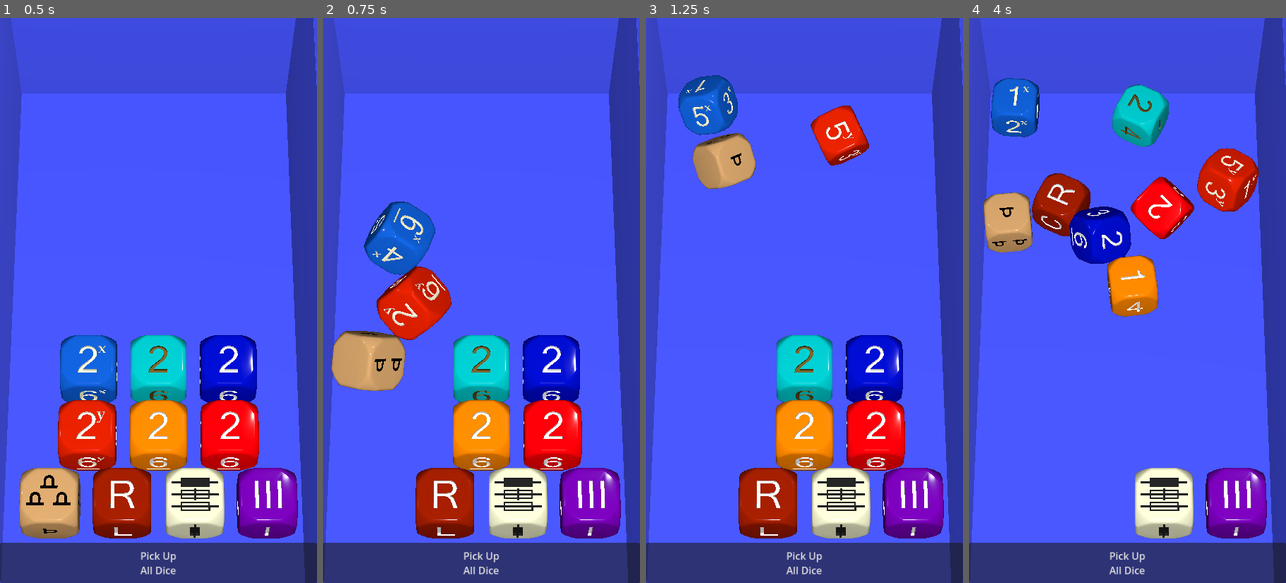
Above: before the commit, frames 1-4 (left to right).
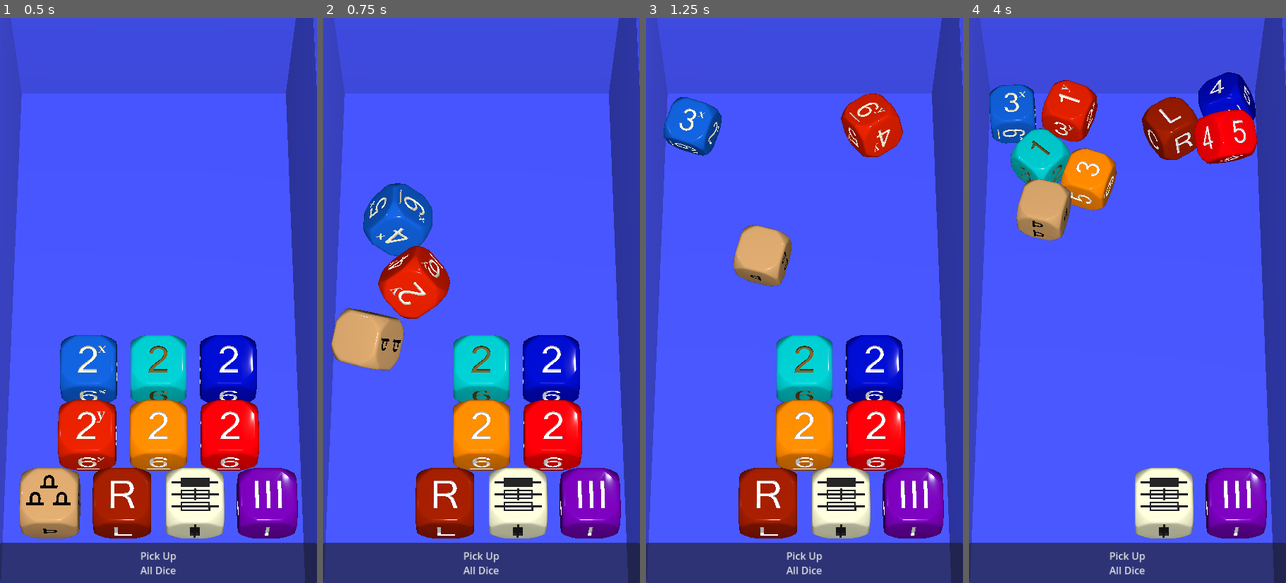
Above: after the commit, the same moments.

Repository: Teufelauto/2D6D-Dice
Game: Godot game, scene res://world.tscn
Two runs of this game, one before a commit and one after it. Both use one fixed random seed, a clock stepped at 60 frames per second and the inputs below.
Inputs (mouse positions are in pixels of both pictures, inside the frame that each line leads up to):
- Up to frame 1 (0.5 s): no input
- Up to frame 2 (0.75 s): click (411, 402) at 0.5 s
- Up to frame 3 (1.25 s): no input
- Up to frame 4 (4 s): click (1127, 402) at 1.25 s; click (1092, 503) at 2 s; click (1197, 368) at 2.75 s; click (1197, 430) at 3.5 s

Frame 1 is identical in both runs. In frame 2, 5.9% of the frame differs, in the area x 2-41%, y 29-66%; in frame 3, 7.4%; in frame 4, 19%, in the area x 4-92%, y 9-53%.

Commit message:
Basic Functionality achieved
Works!
Collision masks programmatically set to false fixed things. Need math results, next.

Diff:
--- a/Dice Models/Die Roll Reference.gd
+++ b/Dice Models/Die Roll Reference.gd
@@ -18,8 +18,8 @@
 
 
 var start_pos
-var roll_strength = 30
-var spin_strength = 1.0
+var roll_strength = 35
+var spin_strength = 0.9
 var is_rolling = false
 
 
@@ -40,8 +40,10 @@
 	transform.origin = start_pos
 	linear_velocity = Vector3.ZERO
 	angular_velocity = Vector3.ZERO
-	$CollisionShape3D.disabled = false
-	#self.set_collision_layer_value ( 2, true)
+	#$CollisionShape3D.disabled = false
+
+	self.set_collision_layer_value ( 2, true)
+	self.set_collision_mask_value(2,true)
 
 	# Clear Roll Results
 	roll_started.emit()
@@ -75,8 +77,9 @@
 # Put the dice back in the home position.
 func _return_die():
 	# Return the dice to home
-	$CollisionShape3D.disabled = true
-	#self.set_collision_layer_value ( 2, false)
+	#$CollisionShape3D.disabled = true
+	self.set_collision_layer_value ( 2, false)
+	self.set_collision_mask_value(2,false)
 	linear_velocity = Vector3.ZERO
 	angular_velocity = Vector3.ZERO
 	transform.origin = start_pos
--- a/DiceTray.gd
+++ b/DiceTray.gd
@@ -1,25 +1,27 @@
 extends Node3D
 
-#@onready var die_dx = $RoomSizeDice/DXDim
-@onready var die_dx = $RoomSizeDice/DXDim/CollisionShape3D
-#@onready var die_dy = $RoomSizeDice/DYDim
-@onready var die_dy = $RoomSizeDice/DYDim/CollisionShape3D
-#@onready var die_num_exits = $RoomSizeDice/DieDoorPics
-@onready var die_num_exits = $RoomSizeDice/DieDoorPics/CollisionShape3D
-#@onready var die_double_primary =   $DoublesDice/DPrimaryAddNum
-@onready var die_double_primary =   $DoublesDice/DPrimaryAddNum/CollisionShape3D
-#@onready var die_double_secondary = $DoublesDice/DSecondaryAddNum
-@onready var die_double_secondary = $DoublesDice/DSecondaryAddNum/CollisionShape3D
-#@onready var die_exit_direction = $RoomExitDirectionDie/DieLCR
-@onready var die_exit_direction = $RoomExitDirectionDie/DieLCR/CollisionShape3D
-#@onready var die_exit_lock_check = $ExitLockCheckDie/DieLocked
-@onready var die_exit_lock_check = $ExitLockCheckDie/DieLocked/CollisionShape3D
-#@onready var die_primary = $PrimaryDie/DieNumberedPrimary
-@onready var die_primary = $PrimaryDie/DieNumberedPrimary/CollisionShape3D
-#@onready var die_secondary = $SecondaryDie/DieNumberedSecondary
-@onready var die_secondary = $SecondaryDie/DieNumberedSecondary/CollisionShape3D
-#@onready var die_d3 = $D3Die/DieD3
-@onready var die_d3 = $D3Die/DieD3/CollisionShape3D
+@onready var die_dx = $RoomSizeDice/DXDim
+@onready var die_dy = $RoomSizeDice/DYDim
+@onready var die_num_exits = $RoomSizeDice/DieDoorPics
+@onready var die_double_primary =   $DoublesDice/DPrimaryAddNum
+@onready var die_double_secondary = $DoublesDice/DSecondaryAddNum
+@onready var die_exit_direction = $RoomExitDirectionDie/DieLCR
+@onready var die_exit_lock_check = $ExitLockCheckDie/DieLocked
+@onready var die_primary = $PrimaryDie/DieNumberedPrimary
+@onready var die_secondary = $SecondaryDie/DieNumberedSecondary
+@onready var die_d3 = $D3Die/DieD3
+
+#@onready var die_dx = $RoomSizeDice/DXDim/CollisionShape3D
+#@onready var die_dy = $RoomSizeDice/DYDim/CollisionShape3D
+#@onready var die_num_exits = $RoomSizeDice/DieDoorPics/CollisionShape3D
+#@onready var die_double_primary =   $DoublesDice/DPrimaryAddNum/CollisionShape3D
+#@onready var die_double_secondary = $DoublesDice/DSecondaryAddNum/CollisionShape3D
+#@onready var die_exit_direction = $RoomExitDirectionDie/DieLCR/CollisionShape3D
+#@onready var die_exit_lock_check = $ExitLockCheckDie/DieLocked/CollisionShape3D
+#@onready var die_primary = $PrimaryDie/DieNumberedPrimary/CollisionShape3D
+#@onready var die_secondary = $SecondaryDie/DieNumberedSecondary/CollisionShape3D
+#@onready var die_d3 = $D3Die/DieD3/CollisionShape3D
+
 
 @onready var button_throw_xy = $RoomSizeDice/XYThrowButton
 @onready var button_throw_xy2 = $RoomSizeDice/XYThrowButton2
@@ -33,40 +35,60 @@
 
 
 
-
-
-
 # Called when the node enters the scene tree for the first time.
 func _ready():
 
 	# For all Rigidbody3D in DiceTray, set collision to false
-	#die_dx.set_collision_layer_value ( 2, false)
-	#die_dy.set_collision_layer_value ( 2, false)
-	#die_num_exits.set_collision_layer_value ( 2, false)
-	#die_double_primary.set_collision_layer_value ( 2, false)
-	#die_double_secondary.set_collision_layer_value ( 2, false)
-	#die_exit_direction.set_collision_layer_value ( 2, false)
-	#die_exit_lock_check.set_collision_layer_value ( 2, false)
-	#die_primary.set_collision_layer_value ( 2, false)
-	#die_secondary.set_collision_layer_value ( 2, false)
-	#die_d3.set_collision_layer_value ( 2, false)
+	#die_dx.set_collision_layer_value ( 3, true)
+	#die_dy.set_collision_layer_value (3, true)
+	#die_num_exits.set_collision_layer_value ( 3, true)
+	#die_double_primary.set_collision_layer_value (3, true)
+	#die_double_secondary.set_collision_layer_value (3, true)
+	#die_exit_direction.set_collision_layer_value ( 3, true)
+	#die_exit_lock_check.set_collision_layer_value ( 3, true)
+	#die_primary.set_collision_layer_value ( 3, true)
+	#die_secondary.set_collision_layer_value ( 3, true)
+	#die_d3.set_collision_layer_value ( 3, true)
+
+	die_dx.set_collision_layer_value ( 2, false)
+	die_dy.set_collision_layer_value (2, false)
+	die_num_exits.set_collision_layer_value (2, false)
+	die_double_primary.set_collision_layer_value (2, false)
+	die_double_secondary.set_collision_layer_value (2, false)
+	die_exit_direction.set_collision_layer_value ( 2, false)
+	die_exit_lock_check.set_collision_layer_value ( 2, false)
+	die_primary.set_collision_layer_value ( 2, false)
+	die_secondary.set_collision_layer_value ( 2, false)
+	die_d3.set_collision_layer_value ( 2, false)
+
+	die_dx.set_collision_mask_value(2,false)
+	die_dy.set_collision_mask_value(2,false)
+	die_num_exits.set_collision_mask_value(2,false)
+	die_double_primary.set_collision_mask_value(2,false)
+	die_double_secondary.set_collision_mask_value(2,false)
+	die_exit_direction.set_collision_mask_value(2,false)
+	die_exit_lock_check.set_collision_mask_value(2,false)
+	die_primary.set_collision_mask_value(2,false)
+	die_secondary.set_collision_mask_value(2,false)
+	die_d3.set_collision_mask_value(2,false)
 
 
-	die_dx.disabled = true
-	die_dy.disabled = true
-	die_num_exits.disabled = true
-	die_double_primary.disabled = true
-	die_double_secondary.disabled = true
-	die_exit_direction.disabled = true
-	die_exit_lock_check.disabled = true
-	die_primary.disabled = true
-	die_secondary.disabled = true
-	die_d3.disabled = true
+
+	#die_dx.disabled = true
+	#die_dy.disabled = true
+	#die_num_exits.disabled = true
+	#die_double_primary.disabled = true
+	#die_double_secondary.disabled = true
+	#die_exit_direction.disabled = true
+	#die_exit_lock_check.disabled = true
+	#die_primary.disabled = true
+	#die_secondary.disabled = true
+	#die_d3.disabled = true
 
 
 
 
-
+# Ensure throw buttons can be clicked
 	button_throw_xy.visible = true
 	button_throw_xy2.visible = true
 	button_throw_doubles.visible = true
--- a/project.godot
+++ b/project.godot
@@ -10,7 +10,9 @@
 
 [application]
 
-config/name="2D6 Dice"
+config/name="2D6D Dice"
+config/description="A Digital Dice app for the Solo Player Dungeon Crawler \"2D6 Dungeon\" by Toby Lancaster.  This app was created by Jamie Halford, and is not an official product of DR Games or Toby Lancaster. More information on 2D6 Dungeon, including how to get it, may be found at www.drgames.co.uk"
+config/version="0.8.0"
 config/tags=PackedStringArray("3d", "dice", "mobile", "rpg")
 run/main_scene="res://world.tscn"
 config/features=PackedStringArray("4.2", "Mobile")
@@ -41,20 +43,14 @@
 2d_render/layer_9="Secondary Die Button"
 2d_render/layer_10="D3 Button"
 3d_physics/layer_1="Dice Tray"
-3d_physics/layer_2="X Y and Exit Qty Dice"
-3d_physics/layer_3="X Y Doubles Dice"
-3d_physics/layer_4="Exit Direction Die"
-3d_physics/layer_5="Door Lock Condition Die"
-3d_physics/layer_6="Primary Die"
-3d_physics/layer_7="Secondary Die"
-3d_physics/layer_8="D3 Die"
+3d_physics/layer_2="Active Dice"
+3d_physics/layer_3="Inactive Dice"
 
 [physics]
 
 3d/physics_engine="Rapier3D"
-3d/default_gravity=5.0
+3d/default_gravity=6.0
 3d/time_before_sleep=0.1
-3d/layer_7="Secondary Die"
 
 [rendering]
 
--- a/world.tscn
+++ b/world.tscn
@@ -34,8 +34,9 @@
 roughness = 0.81
 
 [sub_resource type="PhysicsMaterial" id="PhysicsMaterial_2bp57"]
-friction = 0.3
-bounce = 0.15
+friction = 0.32
+rough = true
+bounce = 0.12
 
 [node name="world" type="Node3D"]
 script = ExtResource("1_8c8ky")
@@ -181,16 +182,22 @@
 
 [node name="DXDim" parent="DiceTray/RoomSizeDice" instance=ExtResource("5_rrt17")]
 transform = Transform3D(1, 0, 0, 0, 1, 0, 0, 0, 1, -0.2, 0.8, 0.2)
+collision_layer = 4
+collision_mask = 3
 mass = 10.0
 gravity_scale = 2.0
 
 [node name="DYDim" parent="DiceTray/RoomSizeDice" instance=ExtResource("6_pkkkg")]
 transform = Transform3D(1, 0, 0, 0, 1, 0, 0, 0, 1, -0.2, 0.8, 0.4)
+collision_layer = 4
+collision_mask = 3
 mass = 10.0
 gravity_scale = 2.0
 
 [node name="DieDoorPics" parent="DiceTray/RoomSizeDice" instance=ExtResource("2_doy3w")]
 transform = Transform3D(-1, -8.74228e-08, 0, 8.74228e-08, -1, 0, 0, 0, 1, -0.3, 0.8, 0.6)
+collision_layer = 4
+collision_mask = 3
 mass = 10.0
 gravity_scale = 2.0
 script = ExtResource("5_be0xo")
@@ -235,15 +242,13 @@
 
 [node name="DPrimaryAddNum" parent="DiceTray/DoublesDice" instance=ExtResource("10_whr8r")]
 transform = Transform3D(1, 0, 0, 0, 1, 0, 0, 0, 1, 0, 0.8, 0.2)
-collision_layer = 2
-collision_mask = 255
+collision_mask = 3
 mass = 10.0
 gravity_scale = 2.0
 
 [node name="DSecondaryAddNum" parent="DiceTray/DoublesDice" instance=ExtResource("9_7pahk")]
 transform = Transform3D(1, 0, 0, 0, 1, 0, 0, 0, 1, 0, 0.8, 0.4)
-collision_layer = 2
-collision_mask = 255
+collision_mask = 3
 mass = 10.0
 gravity_scale = 2.0
 
@@ -267,8 +272,8 @@
 
 [node name="DieLCR" parent="DiceTray/RoomExitDirectionDie" instance=ExtResource("4_yene3")]
 transform = Transform3D(1, 0, 0, 0, 1, 0, 0, 0, 1, -0.1, 0.8, 0.6)
-collision_layer = 2
-collision_mask = 255
+collision_layer = 4
+collision_mask = 3
 mass = 10.0
 script = ExtResource("5_be0xo")
 
@@ -291,8 +296,8 @@
 
 [node name="DieLocked" parent="DiceTray/ExitLockCheckDie" instance=ExtResource("4_wvsjv")]
 transform = Transform3D(1.91069e-15, -4.37114e-08, -1, -1, -4.37114e-08, 0, -4.37114e-08, 1, -4.37114e-08, 0.1, 0.8, 0.6)
-collision_layer = 2
-collision_mask = 255
+collision_layer = 4
+collision_mask = 3
 mass = 10.0
 gravity_scale = 2.0
 script = ExtResource("5_be0xo")
@@ -316,8 +321,8 @@
 
 [node name="DieNumberedPrimary" parent="DiceTray/PrimaryDie" instance=ExtResource("11_xvj32")]
 transform = Transform3D(1, 0, 0, 0, 1, 0, 0, 0, 1, 0.2, 0.8, 0.2)
-collision_layer = 2
-collision_mask = 255
+collision_layer = 4
+collision_mask = 3
 mass = 10.0
 gravity_scale = 2.0
 script = ExtResource("5_be0xo")
@@ -340,8 +345,8 @@
 
 [node name="DieNumberedSecondary" parent="DiceTray/SecondaryDie" instance=ExtResource("12_lylh5")]
 transform = Transform3D(1, 0, 0, 0, 1, 0, 0, 0, 1, 0.2, 0.8, 0.4)
-collision_layer = 2
-collision_mask = 255
+collision_layer = 4
+collision_mask = 3
 mass = 10.0
 gravity_scale = 2.0
 script = ExtResource("5_be0xo")
@@ -364,8 +369,8 @@
 
 [node name="DieD3" parent="DiceTray/D3Die" instance=ExtResource("13_sq0i1")]
 transform = Transform3D(1, 0, 0, 0, 1, 0, 0, 0, 1, 0.3, 0.8, 0.6)
-collision_layer = 2
-collision_mask = 255
+collision_layer = 4
+collision_mask = 3
 mass = 10.0
 gravity_scale = 2.0
 freeze = true
